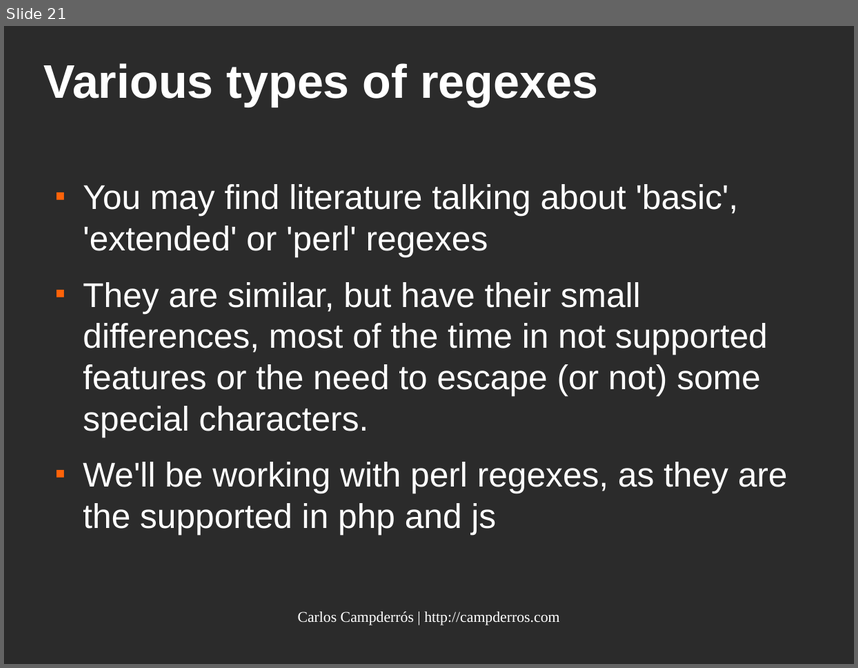
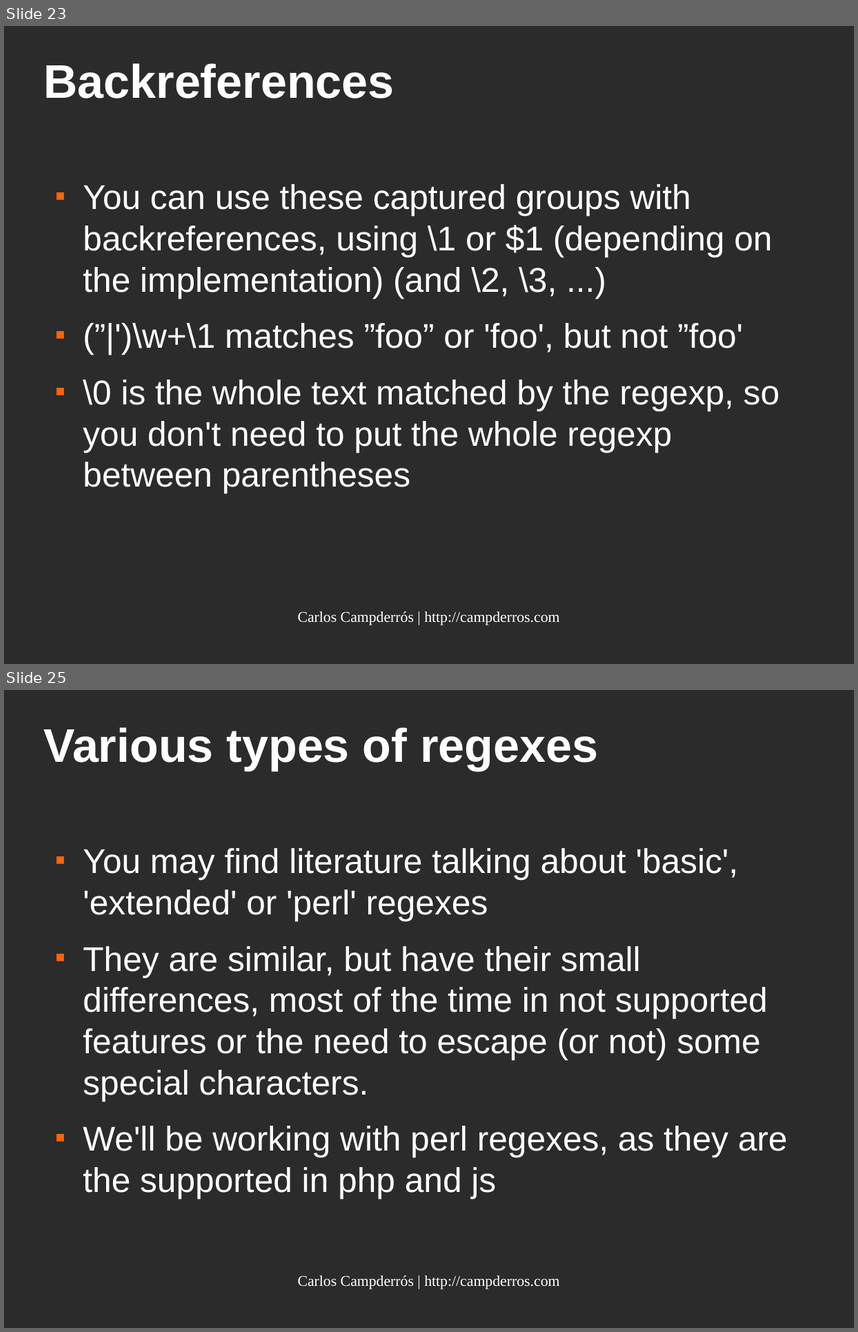
Before and after one commit to kampde/phpRegexTest, a slide deck: regular_expressions.odp. Shown one above the other, each under a label of ours: slide 21 before the commit, slides 23 and 25 after it; the slides between them are not shown. The pictures are 858x668 and 858x1332 pixels, drawn with LibreOffice and Linux fonts; fonts in the diff are those of the drawing; background and template pictures are left out; a plain dark background stands for a picture behind light text. Boxes give left, top, right and bottom in pixels: in the first picture for what was removed or moved away, otherwise in the second. Text is boxed around its words. In the diff, an @@ line names an element or a change of style, - is before the commit and + after.

```diff
--- a/regular_expressions.odp
+++ b/regular_expressions.odp
@@ slide 23 added at <box>4,26,854,664</box>, background picture (left out) @@
@@ title added at <box>43,63,395,98</box>, 44 pt, text #FFFFFF, bold @@
+Backreferences
@@ text added at <box>83,184,780,493</box>, 32 pt, text #FFFFFF @@
+■ You can use these captured groups with backreferences, using \1 or $1 (depending on the implementation) (and \2, \3, ...)
+■ (”|')\w+\1 matches ”foo” or 'foo', but not ”foo'
+■ \0 is the whole text matched by the regexp, so you don't need to put the whole regexp between parentheses
@@ text added at <box>298,611,559,625</box>, 14 pt, text #FFFFFF @@
+Carlos Campderrós | http://campderros.com
@@ what was slide 21 is now slide 25 @@
```
Also in this commit, not shown: 1 slide changed, 7 other slides added.
